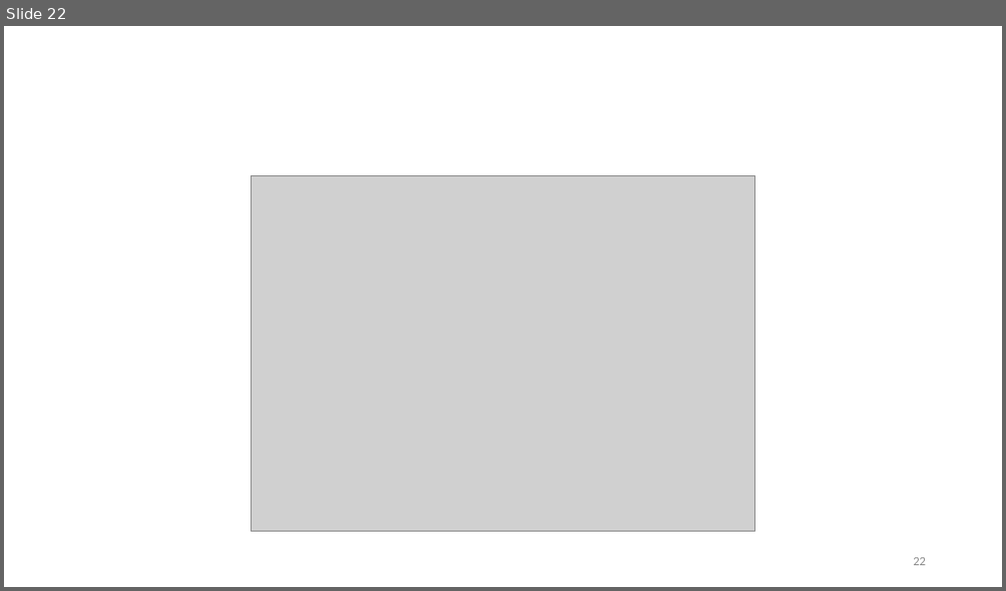
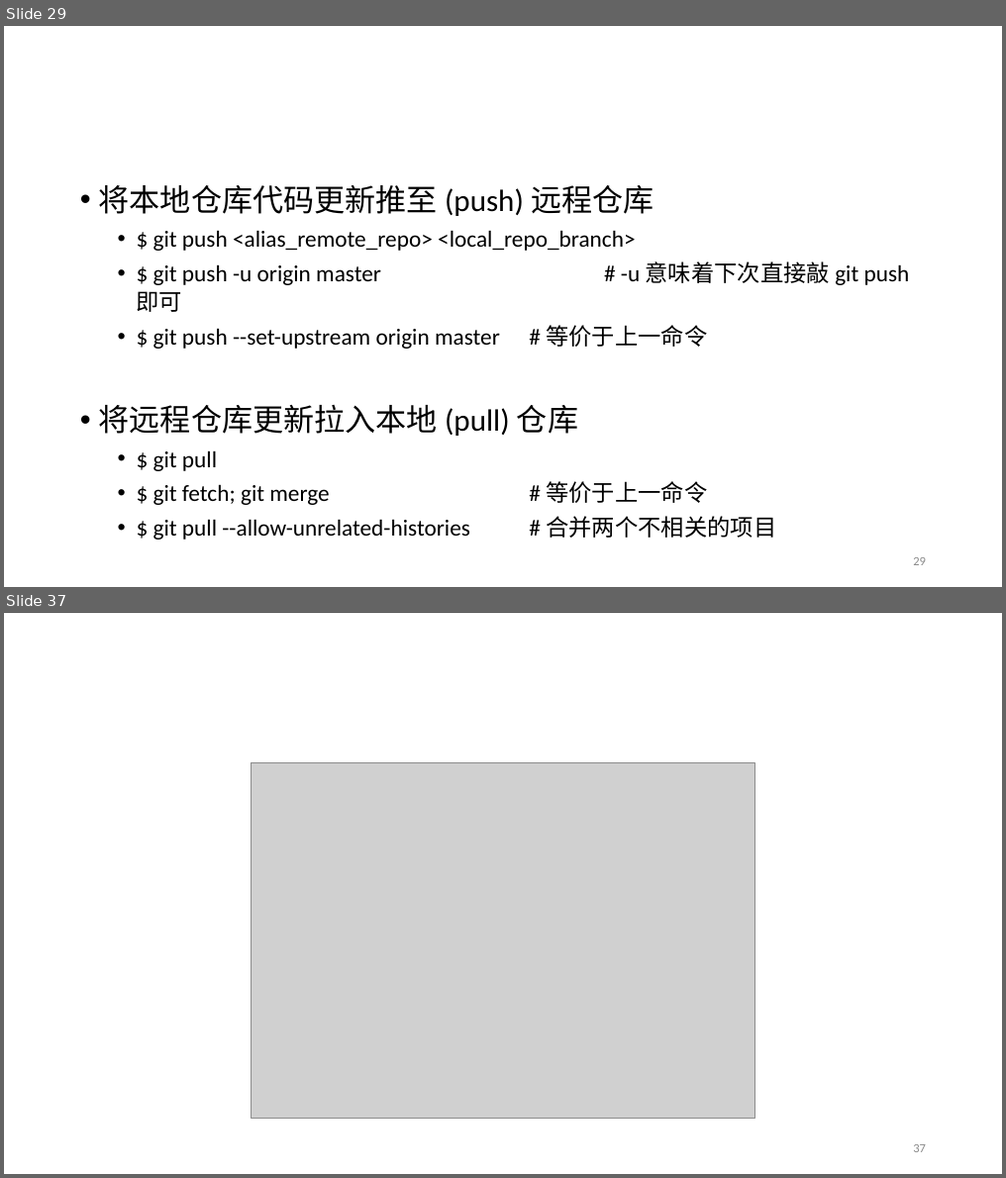
Before and after one commit to fantasysee/Git4Beginners_ICAIS, a slide deck: Git_Tutorial_ICAIS.pptx. Shown one above the other, each under a label of ours: slide 22 before the commit, slides 29 and 37 after it; the slides between them are not shown. The pictures are 1006x591 and 1006x1178 pixels, drawn with LibreOffice and Linux fonts; fonts in the diff are those of the drawing; grey boxes stand for pictures; background and template pictures are left out. Boxes give left, top, right and bottom in pixels: in the first picture for what was removed or moved away, otherwise in the second. Text is boxed around its words. In the diff, an @@ line names an element or a change of style, - is before the commit and + after.

```diff
--- a/Git_Tutorial_ICAIS.pptx
+++ b/Git_Tutorial_ICAIS.pptx
@@ slide 29 added at [4,26,1002,587], background #FFFFFF @@
@@ text added at [99,185,910,538], 22.2 pt, text #000000 @@
+• 将本地仓库代码更新推至 (push) 远程仓库
+  • $ git push <alias_remote_repo> <local_repo_branch>
+  • $ git push -u origin master # -u 意味着下次直接敲 git push 即可
+  • $ git push --set-upstream origin master # 等价于上一命令
+• 将远程仓库更新拉入本地 (pull) 仓库
+  • $ git pull
+  • $ git fetch; git merge # 等价于上一命令
+  • $ git pull --allow-unrelated-histories # 合并两个不相关的项目
@@ title added at [445,188,524,436], 32 pt, text #FFFFFF, bold @@
+Push and Pull
+To and From a Remote Repository
@@ page number added at [913,558,926,566], 12 pt, text #8C8C8C @@
+29
@@ what was slide 22 is now slide 37 @@
@@ page number at [913,1145,926,1153]: text changed @@
-22
+37
```
Also in this commit, not shown: 7 slides changed, 14 other slides added, 6 other files.
